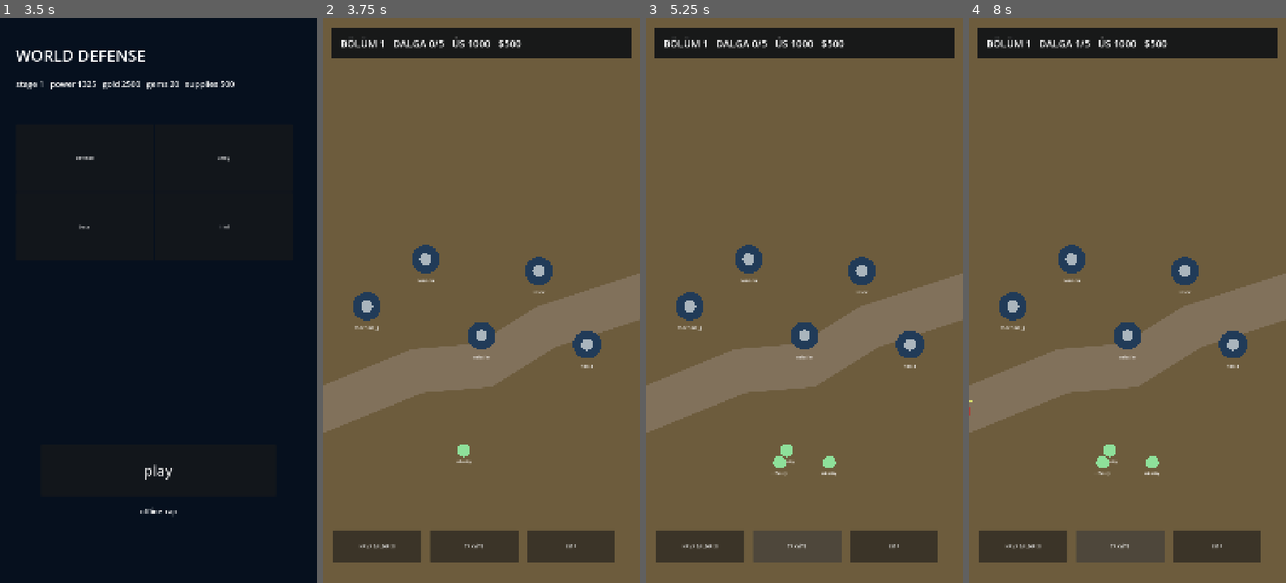
Above: before the commit, frames 1-4 (left to right).
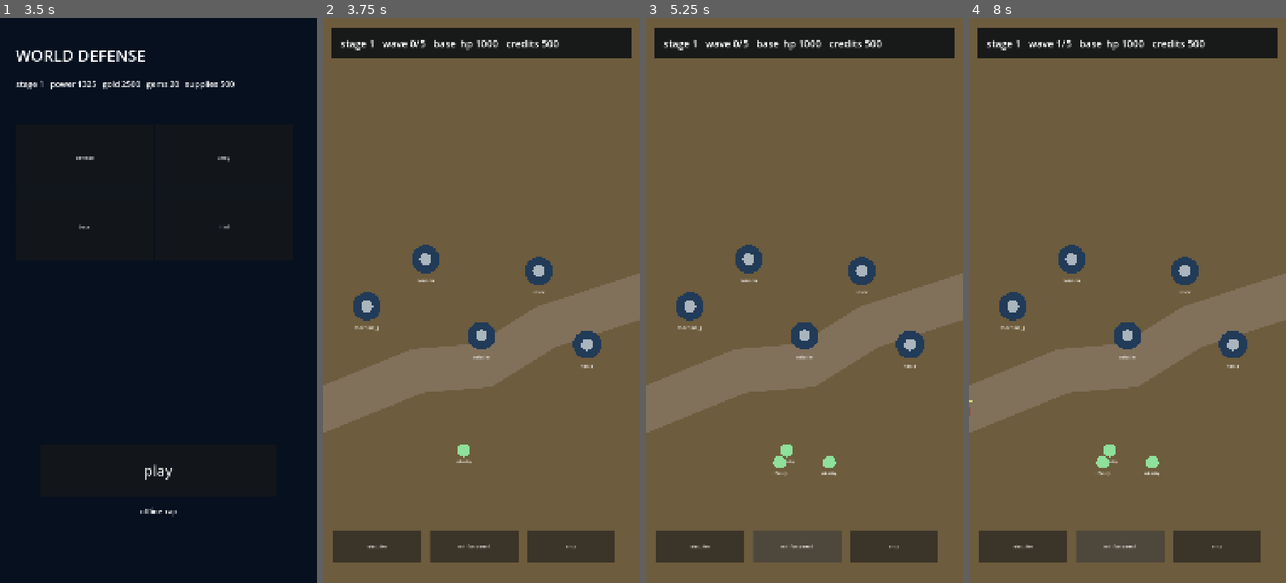
Above: after the commit, the same moments.

Repository: olcereray2-ship-it/world-defense
Game: Godot game, scene res://scenes/Boot.tscn
Same seed, same stepped clock (60 frames per second), same inputs: the game is played once before the commit and once after it.
Inputs:
- Up to frame 1 (3.5 s): no input
- Up to frame 2 (3.75 s): click "play" at 3.5 s
- Up to frame 3 (5.25 s): click "HAVA SALDIRISI" (after the commit: "airstrike") at 4.25 s; click "TAKVİYE" (after the commit: "reinforcement") at 5 s
- Up to frame 4 (8 s): click "EMP" (after the commit: "emp") at 5.75 s; click "HAVA SALDIRISI" (after the commit: "airstrike") at 6.5 s; click "TAKVİYE" (after the commit: "reinforcement") at 7.25 s

Frame 1 is identical in both runs. In frame 2, 0.8% of the frame differs, in the area x 5-80%, y 3-94%; in frame 3, 0.8%; in frame 4, 0.8%.
Error in both runs: Invalid call. Nonexistent function 'get_csv_line' in base 'String'. (res://scripts/localization_manager.gd:23)

Commit message:
Fix battle state ability cleanup base targeting and localization

Diff:
--- a/scripts/battle.gd
+++ b/scripts/battle.gd
@@ -1,4 +1,5 @@
 extends Node2D
+
 var wave:=0
 var timer:=0.0
 var hp:=1000.0
@@ -24,11 +25,17 @@
  qa_fast=FileAccess.file_exists("user://qa_fast.flag")
  stage_data=StageGenerator.data(GameState.stage)
  route=StageGenerator.route(str(stage_data.get("route","single")))
+ if route.is_empty():
+  push_error("WORLD_DEFENSE_ROUTE_EMPTY_STAGE_%d"%GameState.stage)
+  route=RouteFactory.points("single")
  _spawn_initial_friendly_units()
  _make_hud()
  print("WORLD_DEFENSE_BATTLE_READY_STAGE_%d"%GameState.stage)
  print("WORLD_DEFENSE_FRIENDLY_COUNT_%d_STAGE_%d"%[friendly_units.size(),GameState.stage])
  queue_redraw()
+
+func _base_position()->Vector2:
+ return route[route.size()-1] if not route.is_empty() else Vector2(1080,960)
 
 func _spawn_initial_friendly_units():
  friendly_units.clear()
@@ -39,16 +46,28 @@
  if GameState.stage>=50:_add_friendly("fighter",Vector2(780,1320))
 
 func _add_friendly(kind:String,pos:Vector2):
+ if not UnitCatalog.ARMY.has(kind):return
  var lv=int(GameState.unit_levels.get(kind,1))
  var st=MobileArmy.stats(kind,lv)
- friendly_units.append({"kind":kind,"p":pos,"hp":float(st.hp),"max":float(st.hp),"damage":float(st.damage),"speed":float(st.speed),"cool":0.0})
+ friendly_units.append({
+  "kind":kind,
+  "p":pos,
+  "hp":float(st.get("hp",1.0)),
+  "max":float(st.get("hp",1.0)),
+  "damage":float(st.get("damage",1.0)),
+  "speed":float(st.get("speed",1.0)),
+  "cool":0.0
+ })
 
 func _make_hud():
  var hud=CanvasLayer.new()
  hud.name="BattleHUD"
  add_child(hud)
  var names=["Airstrike","Reinforcement","EMP"]
- var labels=["HAVA SALDIRISI","TAKVİYE","EMP"]
+ var labels=[
+  LocalizationManager.text("airstrike"),
+  LocalizationManager.text("reinforcement"),
+  LocalizationManager.text("emp")]
  var xs=[35.0,365.0,695.0]
  for i in range(3):
   var b=Button.new()
@@ -62,28 +81,32 @@
  hud.get_node("EMP").pressed.connect(_on_emp)
 
 func _on_airstrike():
- if float(ability_cd.airstrike)>0.0:return
- AbilitySystem.airstrike(enemies,Vector2(540,980))
- ability_cd.airstrike=AbilitySystem.COOLDOWNS.airstrike
+ if float(ability_cd.get("airstrike",0.0))>0.0:return
+ var killed=AbilitySystem.airstrike(enemies,Vector2(540,980))
+ for e in killed:
+  explosions.append({"p":e.get("p",Vector2.ZERO),"age":0.0})
+  credits+=12
+ ability_cd["airstrike"]=float(AbilitySystem.COOLDOWNS["airstrike"])
  print("WORLD_DEFENSE_ABILITY_AIRSTRIKE")
 
 func _on_reinforcement():
- if float(ability_cd.reinforcement)>0.0:return
+ if float(ability_cd.get("reinforcement",0.0))>0.0:return
  _add_friendly("infantry",Vector2(455,1510))
  _add_friendly("infantry",Vector2(625,1510))
- ability_cd.reinforcement=AbilitySystem.COOLDOWNS.reinforcement
+ ability_cd["reinforcement"]=float(AbilitySystem.COOLDOWNS["reinforcement"])
  print("WORLD_DEFENSE_ABILITY_REINFORCEMENT")
 
 func _on_emp():
- if float(ability_cd.emp)>0.0:return
+ if float(ability_cd.get("emp",0.0))>0.0:return
  AbilitySystem.emp(enemies,Vector2(540,1050))
- ability_cd.emp=AbilitySystem.COOLDOWNS.emp
+ ability_cd["emp"]=float(AbilitySystem.COOLDOWNS["emp"])
  print("WORLD_DEFENSE_ABILITY_EMP")
 
 func _process(d:float):
  if done:return
  timer+=d*(15.0 if qa_fast else 1.0)
- for k in ability_cd.keys():ability_cd[k]=maxf(0.0,float(ability_cd[k])-d)
+ for k in ability_cd.keys():
+  ability_cd[k]=maxf(0.0,float(ability_cd[k])-d)
  if wave<5 and timer>=4.0:
   wave+=1
   timer=0.0
@@ -96,15 +119,25 @@
  queue_redraw()
 
 func spawn_wave():
- var budget=StageGenerator.wave_budget(StageGenerator.threat(GameState.stage,GameState.power()),wave)
- var count:int=clampi(5+wave*3+GameState.stage/8,8,36)
+ var plan=ThreatDirector.plan(
+  GameState.stage,
+  wave,
+  GameState.power(),
+  GameState.battle_history,
+  GameState.loadout_profile())
+ var budget=maxi(1,int(plan.get("budget",1)))
+ var count:int=clampi(5+wave*3+int(GameState.stage/8),8,36)
  var pool=EnemyCatalog.stage_pool(GameState.stage)
+ if pool.is_empty():
+  push_error("WORLD_DEFENSE_ENEMY_POOL_EMPTY_STAGE_%d"%GameState.stage)
+  return
  var air_count:=0
  for i in range(count):
   var kind=str(pool[(i+wave+GameState.stage)%pool.size()])
-  var base:Dictionary=EnemyCatalog.TYPES[kind]
+  var base:Dictionary=EnemyCatalog.TYPES.get(kind,{})
+  if base.is_empty():continue
   var hp_scale=DifficultyCurve.enemy_health(GameState.stage,wave)
-  var ehp=maxf(float(base.hp)*hp_scale,float(budget)/float(count)*0.55)
+  var ehp=maxf(float(base.get("hp",1.0))*hp_scale,float(budget)/float(count)*0.55)
   var is_air=str(base.get("class",""))=="air"
   if is_air:air_count+=1
   enemies.append({
@@ -113,131 +146,179 @@
    "seg":0,
    "hp":ehp,
    "max":ehp,
-   "speed":float(base.speed)*(0.92+wave*0.02),
-   "armor":float(base.armor),
+   "speed":maxf(1.0,float(base.get("speed",1.0))*(0.92+wave*0.02)),
+   "armor":maxf(0.0,float(base.get("armor",0.0))),
    "air":is_air})
  if wave==5 and GameState.stage%10==0:
   var boss=BossSystem.profile(GameState.stage)
   var bhp=maxf(1200.0,float(budget)*float(boss.get("hp",7.0))*0.22)
-  enemies.append({"kind":"boss","p":route[0]-Vector2(80,0),"seg":0,"hp":bhp,"max":bhp,"speed":42.0,"armor":65.0,"air":str(boss.get("rule",""))=="air","boss":true})
+  var boss_air=str(boss.get("rule",""))=="air"
+  enemies.append({
+   "kind":"boss",
+   "p":route[0]-Vector2(80,0),
+   "seg":0,
+   "hp":bhp,
+   "max":bhp,
+   "speed":42.0,
+   "armor":65.0,
+   "air":boss_air,
+   "boss":true})
+  if boss_air:air_count+=1
   print("WORLD_DEFENSE_BOSS_STAGE_%d"%GameState.stage)
  print("WORLD_DEFENSE_WAVE_%d_STAGE_%d_ENEMIES_%d_AIR_%d"%[wave,GameState.stage,enemies.size(),air_count])
 
 func move_enemies(d:float):
+ var base_pos=_base_position()
  for e in enemies.duplicate():
+  if float(e.get("hp",0.0))<=0.0:
+   enemies.erase(e)
+   continue
   if bool(e.get("air",false)):
-   e.p=e.p.move_toward(Vector2(540,1450),float(e.speed)*d)
-   if e.p.distance_to(Vector2(540,1450))<25.0:hit_base(e,34.0)
+   e["p"]=e.get("p",Vector2.ZERO).move_toward(base_pos,float(e.get("speed",1.0))*d)
+   if e.get("p",Vector2.ZERO).distance_to(base_pos)<25.0:hit_base(e,34.0)
   else:
-   var n=int(e.seg)+1
+   var n=int(e.get("seg",0))+1
    if n>=route.size():
     hit_base(e,28.0)
     continue
-   e.p=e.p.move_toward(route[n],float(e.speed)*d)
-   if e.p.distance_to(route[n])<10.0:e.seg=n
+   e["p"]=e.get("p",Vector2.ZERO).move_toward(route[n],float(e.get("speed",1.0))*d)
+   if e.get("p",Vector2.ZERO).distance_to(route[n])<10.0:e["seg"]=n
  if hp<=0.0:lose()
 
 func hit_base(e:Dictionary,damage:float):
- hp-=damage
+ hp=maxf(0.0,hp-maxf(0.0,damage))
  enemies.erase(e)
- explosions.append({"p":Vector2(540,1450),"age":0.0})
+ explosions.append({"p":_base_position(),"age":0.0})
 
 func fire(d:float):
  for t in towers:
-  var kind=str(t.kind)
-  var pos:Vector2=t.p
+  var kind=str(t.get("kind","machine_gun"))
+  var pos:Vector2=t.get("p",Vector2.ZERO)
   var lv=int(GameState.tower_levels.get(kind,1))
   var st=ContentCatalog.tower_stats(kind,lv)
   var target=null
   var best:=INF
   for e in enemies:
-   var dist=pos.distance_to(e.p)
-   if dist>float(st.range):continue
+   if float(e.get("hp",0.0))<=0.0:continue
+   var ep:Vector2=e.get("p",Vector2.ZERO)
+   var dist=pos.distance_to(ep)
+   if dist>float(st.get("range",0.0)):continue
    var score=dist/maxf(0.25,Targeting.priority(kind,str(e.get("kind","assault"))))
    if score<best:
     target=e
     best=score
-  if target!=null and randf()<d/maxf(0.08,float(st.cooldown)):
-   var dmg=CombatMath.damage(float(st.damage),float(target.get("armor",0.0)),Targeting.priority(kind,str(target.get("kind","assault"))))
-   target.hp-=dmg
-   shots.append({"a":pos,"b":target.p,"life":0.08})
-   if target.hp<=0.0:
-    explosions.append({"p":target.p,"age":0.0})
+  if target!=null and randf()<d/maxf(0.08,float(st.get("cooldown",1.0))):
+   var dmg=CombatMath.damage(
+    float(st.get("damage",1.0)),
+    float(target.get("armor",0.0)),
+    Targeting.priority(kind,str(target.get("kind","assault"))))
+   target["hp"]=float(target.get("hp",0.0))-dmg
+   shots.append({"a":pos,"b":target.get("p",Vector2.ZERO),"life":0.08})
+   if float(target.get("hp",0.0))<=0.0:
+    explosions.append({"p":target.get("p",Vector2.ZERO),"age":0.0})
     enemies.erase(target)
     credits+=8
  for s in shots.duplicate():
-  s.life-=d
-  if s.life<=0.0:shots.erase(s)
+  s["life"]=float(s.get("life",0.0))-d
+  if float(s.get("life",0.0))<=0.0:shots.erase(s)
 
 func friendly_fire(d:float):
  var ranges={"infantry":230.0,"tank":300.0,"artillery":430.0,"helicopter":350.0,"fighter":470.0}
  var rates={"infantry":1.6,"tank":0.7,"artillery":0.45,"helicopter":1.2,"fighter":0.9}
  for u in friendly_units:
-  u.cool=maxf(0.0,float(u.cool)-d)
-  if float(u.cool)>0.0:continue
+  var kind=str(u.get("kind","infantry"))
+  u["cool"]=maxf(0.0,float(u.get("cool",0.0))-d)
+  if float(u.get("cool",0.0))>0.0:continue
+  var pos:Vector2=u.get("p",Vector2.ZERO)
   var target=null
   var best:=INF
   for e in enemies:
-   var dist=u.p.distance_to(e.p)
-   if dist<=float(ranges[u.kind]) and dist<best:
+   if float(e.get("hp",0.0))<=0.0:continue
+   var dist=pos.distance_to(e.get("p",Vector2.ZERO))
+   if dist<=float(ranges.get(kind,200.0)) and dist<best:
     target=e
     best=dist
   if target!=null:
-   target.hp-=CombatMath.damage(float(u.damage),float(target.get("armor",0.0)),MobileArmy.matchup(str(u.kind),str(target.get("kind",""))))
-   friendly_shots.append({"a":u.p,"b":target.p,"life":0.10,"kind":u.kind})
-   u.cool=1.0/float(rates[u.kind])
-   if target.hp<=0.0:
-    explosions.append({"p":target.p,"age":0.0})
+   var dmg=CombatMath.damage(
+    float(u.get("damage",1.0)),
+    float(target.get("armor",0.0)),
+    MobileArmy.matchup(kind,str(target.get("kind",""))))
+   target["hp"]=float(target.get("hp",0.0))-dmg
+   friendly_shots.append({"a":pos,"b":target.get("p",Vector2.ZERO),"life":0.10,"kind":kind})
+   u["cool"]=1.0/maxf(0.05,float(rates.get(kind,1.0)))
+   if float(target.get("hp",0.0))<=0.0:
+    explosions.append({"p":target.get("p",Vector2.ZERO),"age":0.0})
     enemies.erase(target)
     credits+=10
  for s in friendly_shots.duplicate():
-  s.life-=d
-  if s.life<=0.0:friendly_shots.erase(s)
+  s["life"]=float(s.get("life",0.0))-d
+  if float(s.get("life",0.0))<=0.0:friendly_shots.erase(s)
 
 func update_vfx(d:float):
  for x in explosions.duplicate():
-  x.age+=d
-  if x.age>0.45:explosions.erase(x)
+  x["age"]=float(x.get("age",0.0))+d
+  if float(x.get("age",0.0))>0.45:explosions.erase(x)
 
 func win():
  if done:return
  done=true
  print("WORLD_DEFENSE_BATTLE_WIN_STAGE_%d"%GameState.stage)
+ GameState.record_battle("win")
  var reward=Progression.stage_reward(GameState.stage)
- GameState.gold+=int(reward.gold)
- GameState.xp+=int(reward.xp)
- GameState.gems+=int(reward.gems)
- GameState.stage=min(250,GameState.stage+1)
+ GameState.gold+=int(reward.get("gold",0))
+ GameState.xp+=int(reward.get("xp",0))
+ GameState.gems+=int(reward.get("gems",0))
+ GameState.stage=mini(250,GameState.stage+1)
  GameState.save_game()
  await get_tree().create_timer(1.0).timeout
- get_tree().change_scene_to_file("res://scenes/MainMenu.tscn")
+ var err=get_tree().change_scene_to_file("res://scenes/MainMenu.tscn")
+ if err!=OK:push_error("WORLD_DEFENSE_MENU_RETURN_FAILED:%s"%err)
 
 func lose():
  if done:return
  done=true
  print("WORLD_DEFENSE_BATTLE_LOSE_STAGE_%d"%GameState.stage)
+ GameState.record_battle("loss")
  GameState.save_game()
  await get_tree().create_timer(1.0).timeout
- get_tree().change_scene_to_file("res://scenes/MainMenu.tscn")
+ var err=get_tree().change_scene_to_file("res://scenes/MainMenu.tscn")
+ if err!=OK:push_error("WORLD_DEFENSE_MENU_RETURN_FAILED:%s"%err)
 
 func _draw():
- var c:Color={"desert":Color("#6d5c3d"),"city":Color("#39434b"),"snow":Color("#8ca4ac"),"mountain":Color("#3f5146"),"coast":Color("#386b68")}.get(stage_data.get("biome","desert"),Color("#20392d"))
+ var c:Color={
+  "desert":Color("#6d5c3d"),
+  "city":Color("#39434b"),
+  "snow":Color("#8ca4ac"),
+  "mountain":Color("#3f5146"),
+  "coast":Color("#386b68")
+ }.get(stage_data.get("biome","desert"),Color("#20392d"))
  draw_rect(Rect2(0,0,1080,1920),c)
  draw_polyline(route,Color("#81715b"),150.0,true)
  if bool(stage_data.get("bridge",false)):draw_rect(Rect2(420,1120,260,180),Color("#49392c"))
  for t in towers:
-  draw_circle(t.p,48,Color("#213b58"))
-  draw_circle(t.p,20,Color("#aab5bd"))
-  draw_string(ThemeDB.fallback_font,t.p+Vector2(-44,78),str(t.kind),HORIZONTAL_ALIGNMENT_CENTER,88,16,Color.WHITE)
+  var p:Vector2=t.get("p",Vector2.ZERO)
+  draw_circle(p,48,Color("#213b58"))
+  draw_circle(p,20,Color("#aab5bd"))
+  draw_string(ThemeDB.fallback_font,p+Vector2(-44,78),str(t.get("kind","")),HORIZONTAL_ALIGNMENT_CENTER,88,16,Color.WHITE)
  for u in friendly_units:
-  var uc=Color("#8ad0ff") if str(u.kind) in ["helicopter","fighter"] else Color("#8ee09a")
-  draw_circle(u.p,22,uc)
-  draw_string(ThemeDB.fallback_font,u.p+Vector2(-35,42),str(u.kind),HORIZONTAL_ALIGNMENT_CENTER,70,13,Color.WHITE)
+  var p:Vector2=u.get("p",Vector2.ZERO)
+  var kind=str(u.get("kind",""))
+  var uc=Color("#8ad0ff") if kind in ["helicopter","fighter"] else Color("#8ee09a")
+  draw_circle(p,22,uc)
+  draw_string(ThemeDB.fallback_font,p+Vector2(-35,42),kind,HORIZONTAL_ALIGNMENT_CENTER,70,13,Color.WHITE)
  for e in enemies:
-  draw_circle(e.p,28 if bool(e.get("boss",false)) else 22,Color("#7c318d") if e.get("air",false) else Color("#ad4138"))
-  draw_rect(Rect2(e.p+Vector2(-25,-38),Vector2(50.0*maxf(0.0,float(e.hp)/float(e.max)),5)),Color("#d8dd6d"))
- for s in shots:draw_line(s.a,s.b,Color.WHITE,5)
- for s in friendly_shots:draw_line(s.a,s.b,Color("#9ee8ff"),4)
- for x in explosions:draw_circle(x.p,20.0+float(x.age)*110.0,Color(1.0,0.55,0.15,maxf(0.0,1.0-float(x.age)*2.2)))
+  var p:Vector2=e.get("p",Vector2.ZERO)
+  draw_circle(p,28 if bool(e.get("boss",false)) else 22,Color("#7c318d") if e.get("air",false) else Color("#ad4138"))
+  var ratio=clampf(float(e.get("hp",0.0))/maxf(1.0,float(e.get("max",1.0))),0.0,1.0)
+  draw_rect(Rect2(p+Vector2(-25,-38),Vector2(50.0*ratio,5)),Color("#d8dd6d"))
+ for s in shots:draw_line(s.get("a",Vector2.ZERO),s.get("b",Vector2.ZERO),Color.WHITE,5)
+ for s in friendly_shots:draw_line(s.get("a",Vector2.ZERO),s.get("b",Vector2.ZERO),Color("#9ee8ff"),4)
+ for x in explosions:
+  draw_circle(x.get("p",Vector2.ZERO),20.0+float(x.get("age",0.0))*110.0,Color(1.0,0.55,0.15,maxf(0.0,1.0-float(x.get("age",0.0))*2.2)))
  draw_rect(Rect2(30,35,1020,105),Color(0.02,0.04,0.07,.82))
- draw_string(ThemeDB.fallback_font,Vector2(60,100),"BÖLÜM %d   DALGA %d/5   ÜS %d   $%d"%[GameState.stage,wave,int(hp),credits],HORIZONTAL_ALIGNMENT_LEFT,900,34,Color.WHITE)
+ var hud="%s %d   %s %d/5   %s %d   %s %d"%[
+  LocalizationManager.text("stage"),GameState.stage,
+  LocalizationManager.text("wave"),wave,
+  LocalizationManager.text("base_hp"),int(hp),
+  LocalizationManager.text("credits"),credits]
+ draw_string(ThemeDB.fallback_font,Vector2(60,100),hud,HORIZONTAL_ALIGNMENT_LEFT,900,34,Color.WHITE)
